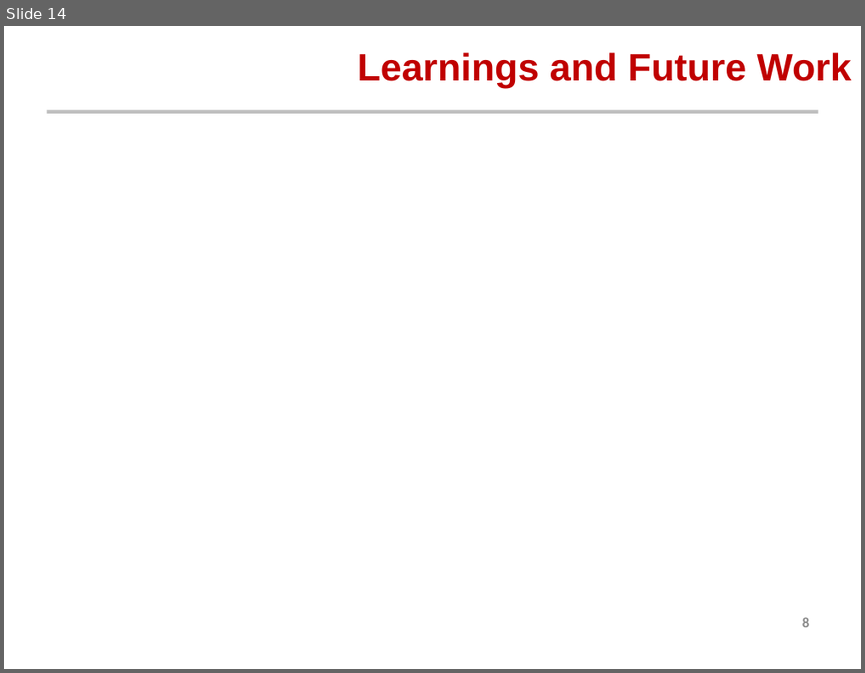
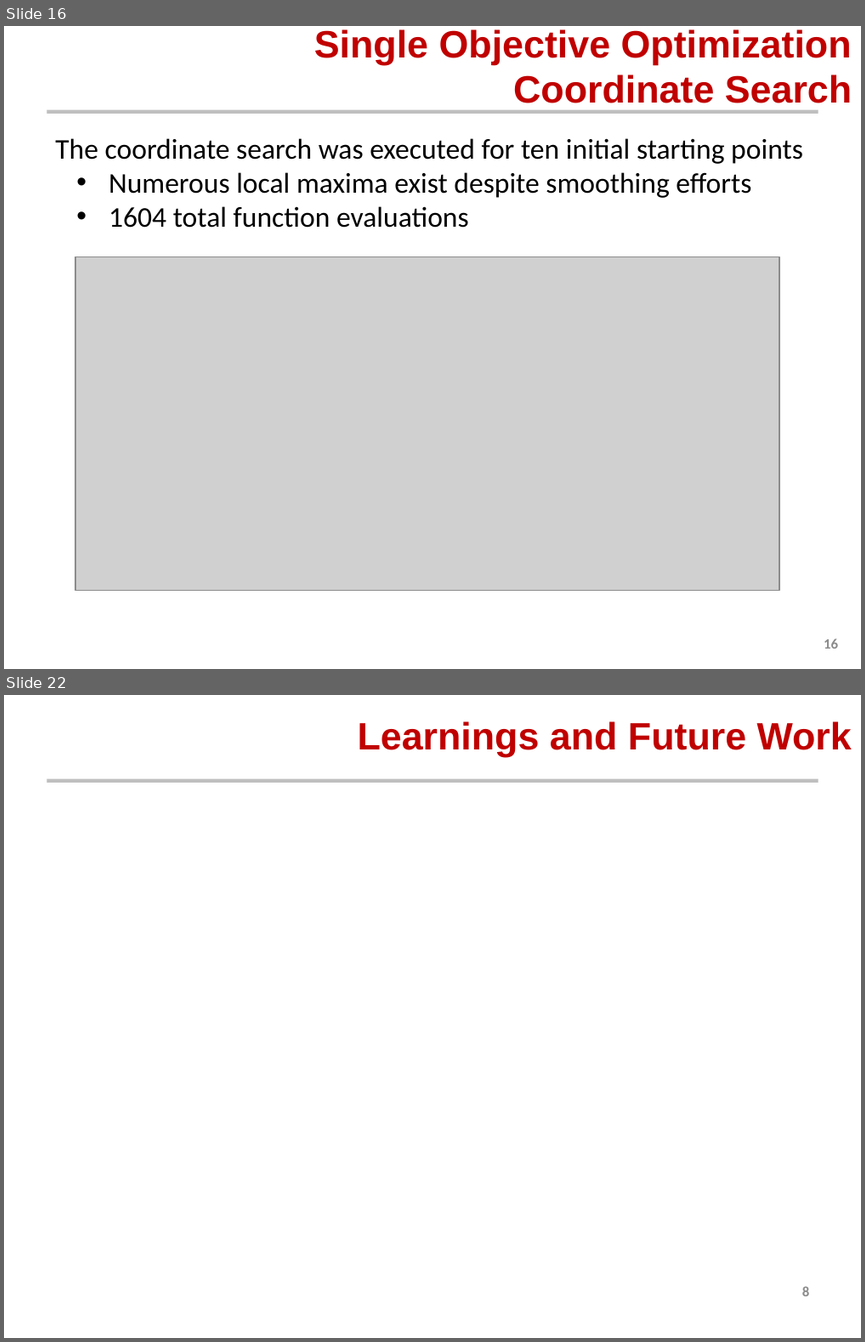
Before and after one commit to AeroSigma/Mars2040, a slide deck: MSDO/Assignment5/Mars 2040 Optimization Presentation.pptx. Shown one above the other, each under a label of ours: slide 14 before the commit, slides 16 and 22 after it; the slides between them are not shown. The pictures are 865x673 and 865x1342 pixels, drawn with LibreOffice and Linux fonts; fonts in the diff are those of the drawing; grey boxes stand for pictures; background and template pictures are left out. Boxes give left, top, right and bottom in pixels: in the first picture for what was removed or moved away, otherwise in the second. Text is boxed around its words. In the diff, an @@ line names an element or a change of style, - is before the commit and + after.

```diff
--- a/MSDO/Assignment5/Mars 2040 Optimization Presentation.pptx
+++ b/MSDO/Assignment5/Mars 2040 Optimization Presentation.pptx
@@ slide 16 added at (4,26,861,669), background #FFFFFF; not listed: 1 template element that a slide beside it also shows @@
@@ title added at (314,29,851,103), 32 pt, text #C00000, bold @@
+Single Objective Optimization
+Coordinate Search
@@ text added at (55,138,803,227), 24 pt, text #000000 @@
+The coordinate search was executed for ten initial starting points
+  • Numerous local maxima exist despite smoothing efforts
+  • 1604 total function evaluations
@@ picture added at (75,256,778,590) @@
@@ page number added at (823,638,838,648), 12 pt, text #8C8C8C, bold @@
+16
@@ what was slide 14 is now slide 22 @@
```
Also in this commit, not shown: 10 slides changed, 7 other slides added, 4 other files.
